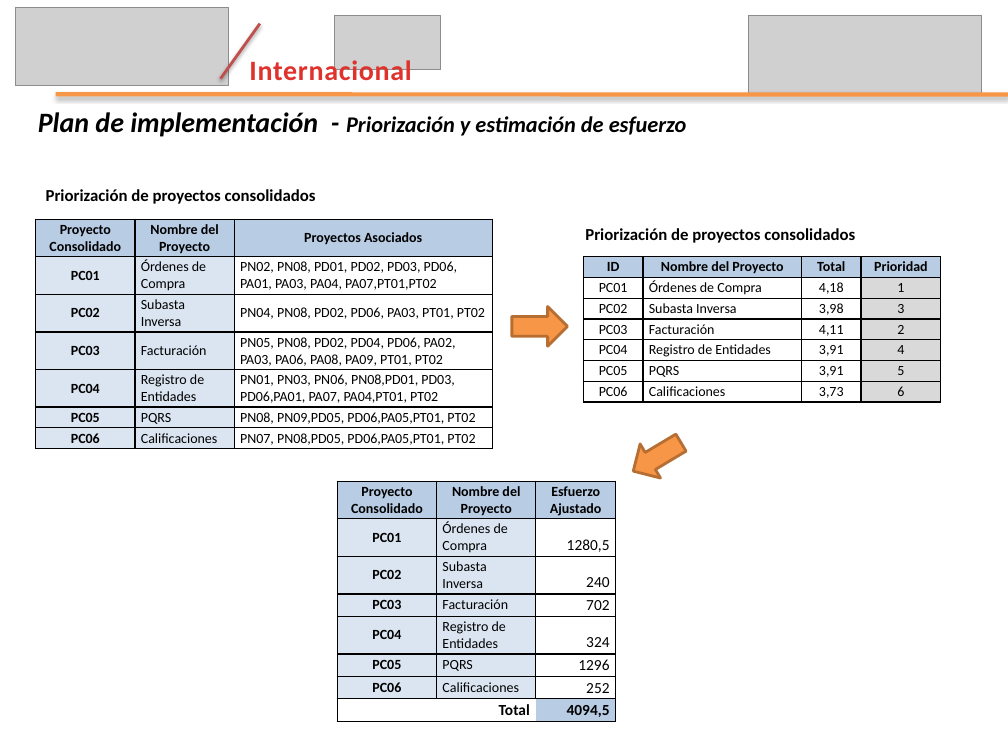
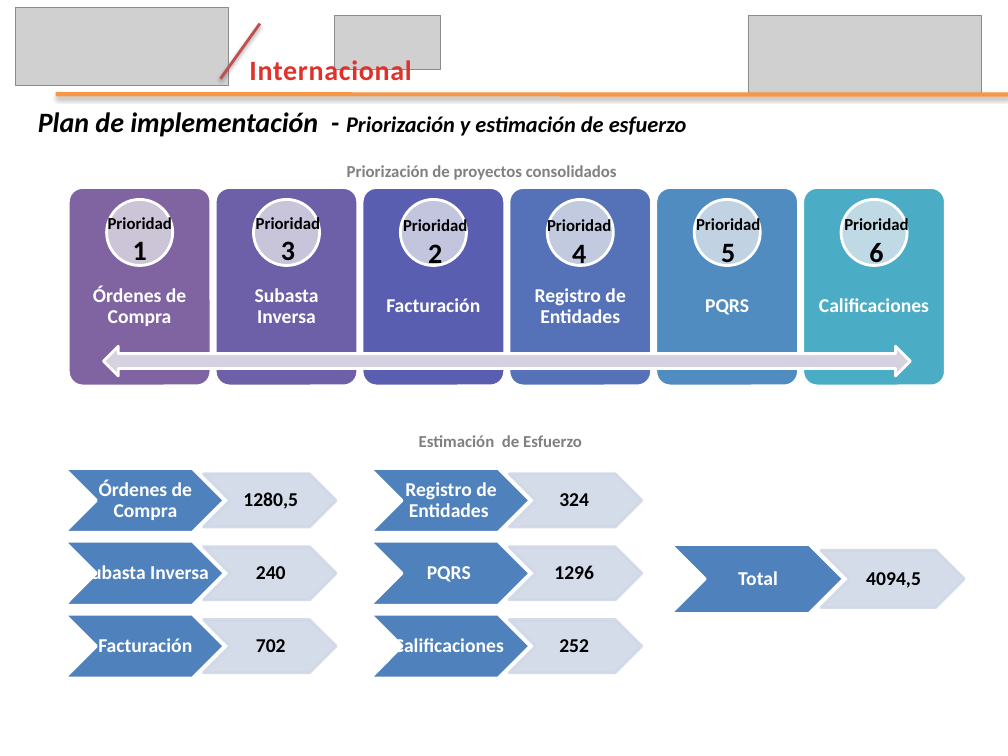
Before and after one commit to leseroth/ingenium-managment, a slide deck: slide 18 of CSOF5200 Proyecto 2/0727PresentacionIngenium.pptx (slide 12 before the commit). Drawn at 1008x756 pixels with LibreOffice and Linux fonts; fonts in the diff are those of the drawing; grey boxes stand for pictures. Boxes give left, top, right and bottom in pixels: in the first picture for what was removed or moved away, otherwise in the second. Text is boxed around its words. In the diff, an @@ line names an element or a change of style, - is before the commit and + after.

```diff
--- a/CSOF5200 Proyecto 2/0727PresentacionIngenium.pptx
+++ b/CSOF5200 Proyecto 2/0727PresentacionIngenium.pptx
@@ text "Priorización de proyectos consolidados": place and size @@
-text "Priorización de proyectos consolidados" at bbox=[585, 228, 855, 243]
+text "Priorización de proyectos consolidados" at bbox=[347, 165, 617, 180]
@@ text "Priorización de proyectos consolidados" at bbox=[347, 165, 617, 180]: text colour #000000 to #808080 @@
@@ text removed at bbox=[46, 189, 316, 204] @@
-Priorización de proyectos consolidados
@@ table removed at bbox=[35, 219, 491, 449], 7 rows, 3 columns @@
-Proyecto Consolidado | Nombre del Proyecto | Proyectos Asociados
-PC01 | Órdenes de Compra | PN02, PN08, PD01, PD02, PD03, PD06, PA01, PA03, PA04, PA07,PT01,PT02
-PC02 | Subasta Inversa | PN04, PN08, PD02, PD06, PA03, PT01, PT02
-PC03 | Facturación | PN05, PN08, PD02, PD04, PD06, PA02, PA03, PA06, PA08, PA09, PT01, PT02
-PC04 | Registro de Entidades | PN01, PN03, PN06, PN08,PD01, PD03, PD06,PA01, PA07, PA04,PT01, PT02
-PC05 | PQRS | PN08, PN09,PD05, PD06,PA05,PT01, PT02
-PC06 | Calificaciones | PN07, PN08,PD05, PD06,PA05,PT01, PT02
@@ text added at bbox=[108, 215, 172, 267], 12 pt, text #000000, bold @@
+Prioridad
+1
@@ text added at bbox=[256, 216, 320, 267], 12 pt, text #000000, bold @@
+Prioridad
+3
@@ text added at bbox=[403, 218, 467, 270], 12 pt, text #000000, bold @@
+Prioridad
+2
@@ text added at bbox=[547, 218, 611, 236], 12 pt, text #000000, bold @@
+Prioridad
+4
@@ text added at bbox=[696, 217, 760, 268], 12 pt, text #000000, bold @@
+Prioridad
+5
@@ text added at bbox=[844, 217, 908, 269], 12 pt, text #000000, bold @@
+Prioridad
+6
@@ table removed at bbox=[584, 257, 940, 402], 7 rows, 4 columns @@
-ID | Nombre del Proyecto | Total | Prioridad
-PC01 | Órdenes de Compra | 4,18 | 1
-PC02 | Subasta Inversa | 3,98 | 3
-PC03 | Facturación | 4,11 | 2
-PC04 | Registro de Entidades | 3,91 | 4
-PC05 | PQRS | 3,91 | 5
-PC06 | Calificaciones | 3,73 | 6
@@ right arrow removed at bbox=[512, 306, 568, 346] @@
@@ group added at bbox=[69, 187, 944, 386]: 6 rounded rectangles, 6 texts, 6 ellipses, 1 left right arrow @@
+Órdenes de Compra
+Subasta Inversa
+Facturación
+Registro de Entidades
+PQRS
+Calificaciones
@@ text added at bbox=[419, 435, 582, 447], 12 pt, text #808080, bold @@
+Estimación de Esfuerzo
@@ right arrow removed at bbox=[623, 426, 691, 488] @@
@@ table removed at bbox=[338, 481, 615, 721], 8 rows, 3 columns @@
-Proyecto Consolidado | Nombre del Proyecto | Esfuerzo Ajustado
-PC01 | Órdenes de Compra | 1280,5
-PC02 | Subasta Inversa | 240
-PC03 | Facturación | 702
-PC04 | Registro de Entidades | 324
-PC05 | PQRS | 1296
-PC06 | Calificaciones | 252
- | Total | 4094,5
@@ group added at bbox=[670, 544, 964, 614]: 2 chevrons, 2 texts @@
+Total
+4094,5
@@ group added at bbox=[65, 469, 337, 677]: 6 chevrons, 6 texts @@
+Órdenes de Compra
+1280,5
+Subasta Inversa
+240
+Facturación
+702
@@ group added at bbox=[370, 469, 642, 677]: 6 chevrons, 6 texts @@
+Registro de Entidades
+324
+PQRS
+1296
+Calificaciones
+252
```
Also in this commit, not shown: 4 other slides changed, 8 slides added, 1 slide removed.
